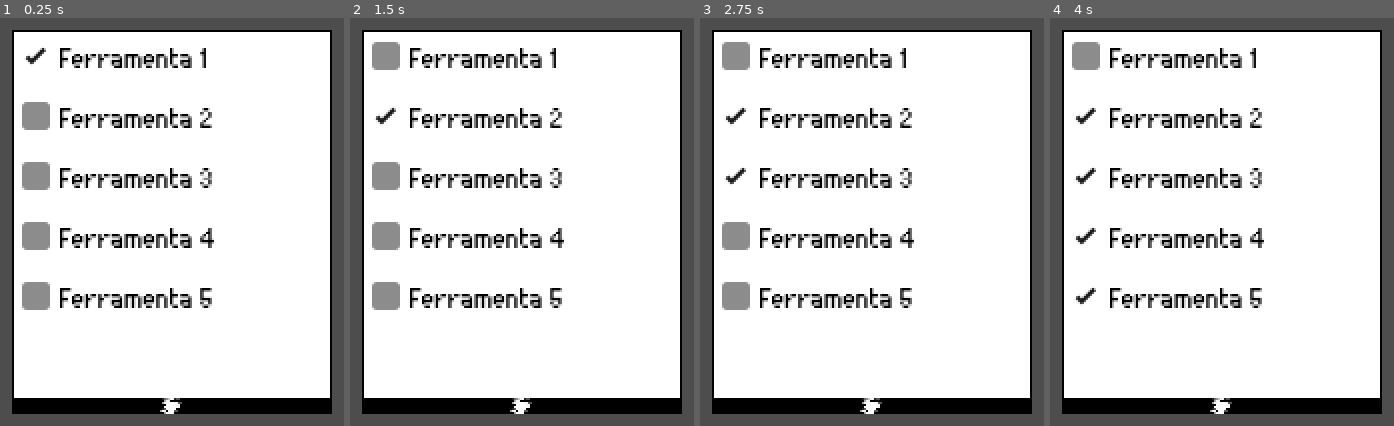
Above: before the commit, frames 1-4 (left to right).
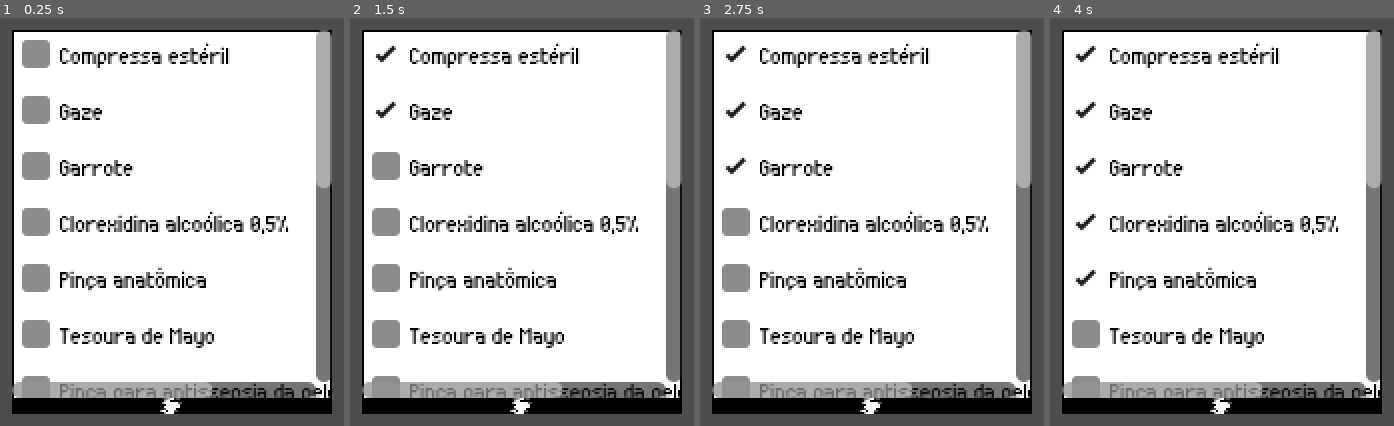
Above: after the commit, the same moments.

Repository: caduceusj/projeto-saude-arte-vida
Game: Godot game, scene res://PapersPleaseClone/Cenas/Tablet/tablet.tscn
Two runs of this game, one before a commit and one after it. Both use one fixed random seed, a clock stepped at 60 frames per second and the inputs below. This scene is started directly instead of the project's main scene.
Inputs:
- Up to frame 1 (0.25 s): no input
- Up to frame 2 (1.5 s): click "Ferramenta 1" (after the commit: "Compressa estéril") at 0.5 s; click "Ferramenta 2" (after the commit: "Gaze") at 1.25 s
- Up to frame 3 (2.75 s): click "Ferramenta 3" (after the commit: "Garrote") at 2 s
- Up to frame 4 (4 s): click "Ferramenta 4" (after the commit: "Clorexidina alcoólica 0,5%") at 2.75 s; click "Ferramenta 5" (after the commit: "Pinça anatômica") at 3.5 s

The runs differ from the first frame. In frame 1, 20% of the frame differs, in the area x 3-97%, y 2-94%; in frame 2, 20%; in frame 3, 20%; in frame 4, 19%.

Commit message:
tablet com ScrollContainer

Diff:
--- a/PapersPleaseClone/Cenas/Tablet/tablet.tscn
+++ b/PapersPleaseClone/Cenas/Tablet/tablet.tscn
@@ -11,29 +11,74 @@
 [node name="Sprite2D" type="Sprite2D" parent="."]
 texture = ExtResource("2_nx4ou")
 
-[node name="VBoxContainer" type="VBoxContainer" parent="."]
+[node name="ScrollContainer" type="ScrollContainer" parent="."]
+custom_minimum_size = Vector2(160, 184)
 offset_left = -80.0
 offset_top = -96.0
 offset_right = 80.0
-offset_bottom = 96.0
+offset_bottom = 88.0
 theme = ExtResource("3_w5nvd")
 
-[node name="CheckBox" type="CheckBox" parent="VBoxContainer"]
+[node name="VBoxContainer" type="VBoxContainer" parent="ScrollContainer"]
 layout_mode = 2
-text = "Ferramenta 1"
+theme = ExtResource("3_w5nvd")
 
-[node name="CheckBox2" type="CheckBox" parent="VBoxContainer"]
+[node name="CheckBox" type="CheckBox" parent="ScrollContainer/VBoxContainer"]
 layout_mode = 2
-text = "Ferramenta 2"
+text = "Compressa estéril"
 
-[node name="CheckBox3" type="CheckBox" parent="VBoxContainer"]
+[node name="CheckBox2" type="CheckBox" parent="ScrollContainer/VBoxContainer"]
 layout_mode = 2
-text = "Ferramenta 3"
+text = "Gaze"
 
-[node name="CheckBox4" type="CheckBox" parent="VBoxContainer"]
+[node name="CheckBox3" type="CheckBox" parent="ScrollContainer/VBoxContainer"]
 layout_mode = 2
-text = "Ferramenta 4"
+text = "Garrote"
 
-[node name="CheckBox5" type="CheckBox" parent="VBoxContainer"]
+[node name="CheckBox4" type="CheckBox" parent="ScrollContainer/VBoxContainer"]
 layout_mode = 2
-text = "Ferramenta 5"
+text = "Clorexidina alcoólica 0,5%"
+
+[node name="CheckBox5" type="CheckBox" parent="ScrollContainer/VBoxContainer"]
+layout_mode = 2
+text = "Pinça anatômica"
+
+[node name="CheckBox6" type="CheckBox" parent="ScrollContainer/VBoxContainer"]
+layout_mode = 2
+text = "Tesoura de Mayo"
+
+[node name="CheckBox7" type="CheckBox" parent="ScrollContainer/VBoxContainer"]
+layout_mode = 2
+text = "Pinça para antissepsia da pele"
+
+[node name="CheckBox8" type="CheckBox" parent="ScrollContainer/VBoxContainer"]
+layout_mode = 2
+text = "Introdutor e bizel"
+
+[node name="CheckBox9" type="CheckBox" parent="ScrollContainer/VBoxContainer"]
+layout_mode = 2
+text = "Cateter de 1,9 Fr"
+
+[node name="CheckBox10" type="CheckBox" parent="ScrollContainer/VBoxContainer"]
+layout_mode = 2
+text = "Fita métrica estéril"
+
+[node name="CheckBox11" type="CheckBox" parent="ScrollContainer/VBoxContainer"]
+layout_mode = 2
+text = "Campo cirúrgico estéril"
+
+[node name="CheckBox12" type="CheckBox" parent="ScrollContainer/VBoxContainer"]
+layout_mode = 2
+text = "Curativo transparente de poliuretano estéril"
+
+[node name="CheckBox13" type="CheckBox" parent="ScrollContainer/VBoxContainer"]
+layout_mode = 2
+text = "Seringa de 10 ml"
+
+[node name="CheckBox14" type="CheckBox" parent="ScrollContainer/VBoxContainer"]
+layout_mode = 2
+text = "Soro fisiológico"
+
+[node name="CheckBox15" type="CheckBox" parent="ScrollContainer/VBoxContainer"]
+layout_mode = 2
+text = "Equipo para o soro"
--- a/PapersPleaseClone/Scripts/tablet.gd
+++ b/PapersPleaseClone/Scripts/tablet.gd
@@ -1,12 +1,26 @@
 extends Node2D
-var pag = 2
 
 # Called when the node enters the scene tree for the first time.
 func _ready():
-	$VBoxContainer/CheckBox.set_pressed_no_signal(true)
-
-
+	pass
 
 # Called every frame. 'delta' is the elapsed time since the previous frame.
 func _process(delta):
 	pass
+
+func _resetCheckBox():
+	$ScrollContainer/VBoxContainer/CheckBox.set_pressed_no_signal(false)
+	$ScrollContainer/VBoxContainer/CheckBox2.set_pressed_no_signal(false)
+	$ScrollContainer/VBoxContainer/CheckBox3.set_pressed_no_signal(false)
+	$ScrollContainer/VBoxContainer/CheckBox4.set_pressed_no_signal(false)
+	$ScrollContainer/VBoxContainer/CheckBox5.set_pressed_no_signal(false)
+	$ScrollContainer/VBoxContainer/CheckBox6.set_pressed_no_signal(false)
+	$ScrollContainer/VBoxContainer/CheckBox7.set_pressed_no_signal(false)
+	$ScrollContainer/VBoxContainer/CheckBox8.set_pressed_no_signal(false)
+	$ScrollContainer/VBoxContainer/CheckBox9.set_pressed_no_signal(false)
+	$ScrollContainer/VBoxContainer/CheckBox10.set_pressed_no_signal(false)
+	$ScrollContainer/VBoxContainer/CheckBox11.set_pressed_no_signal(false)
+	$ScrollContainer/VBoxContainer/CheckBox12.set_pressed_no_signal(false)
+	$ScrollContainer/VBoxContainer/CheckBox13.set_pressed_no_signal(false)
+	$ScrollContainer/VBoxContainer/CheckBox14.set_pressed_no_signal(false)
+	$ScrollContainer/VBoxContainer/CheckBox15.set_pressed_no_signal(false)
--- a/PapersPleaseClone/Tema/theme.tres
+++ b/PapersPleaseClone/Tema/theme.tres
@@ -83,7 +83,7 @@
 CheckBox/constants/check_v_offset = 0
 CheckBox/constants/h_separation = 4
 CheckBox/constants/outline_size = 0
-CheckBox/font_sizes/font_size = 12
+CheckBox/font_sizes/font_size = 10
 CheckBox/icons/checked = SubResource("ImageTexture_yhtxx")
 CheckBox/icons/checked_disabled = SubResource("ImageTexture_yhtxx")
 CheckBox/icons/radio_checked = SubResource("ImageTexture_se7o6")
Not shown: 5 places in PapersPleaseClone/Tema/theme.tres that only renumber resources
